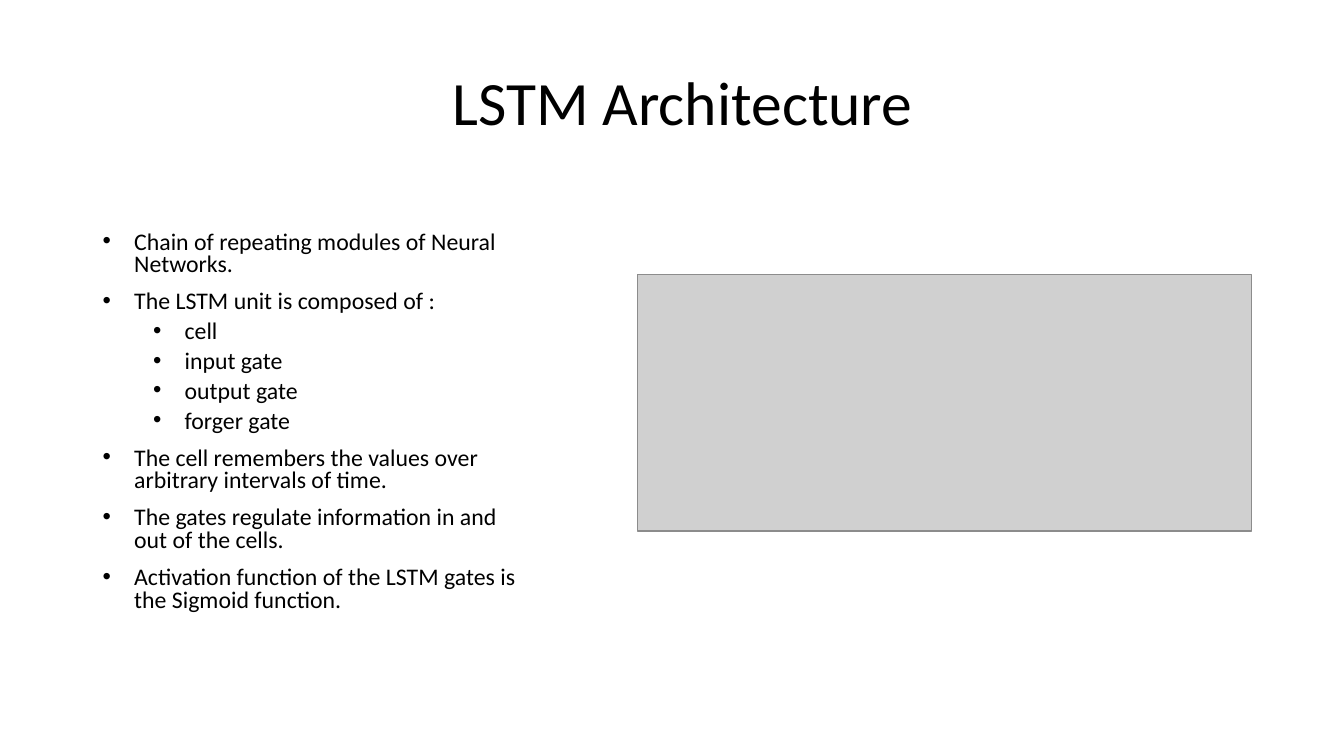
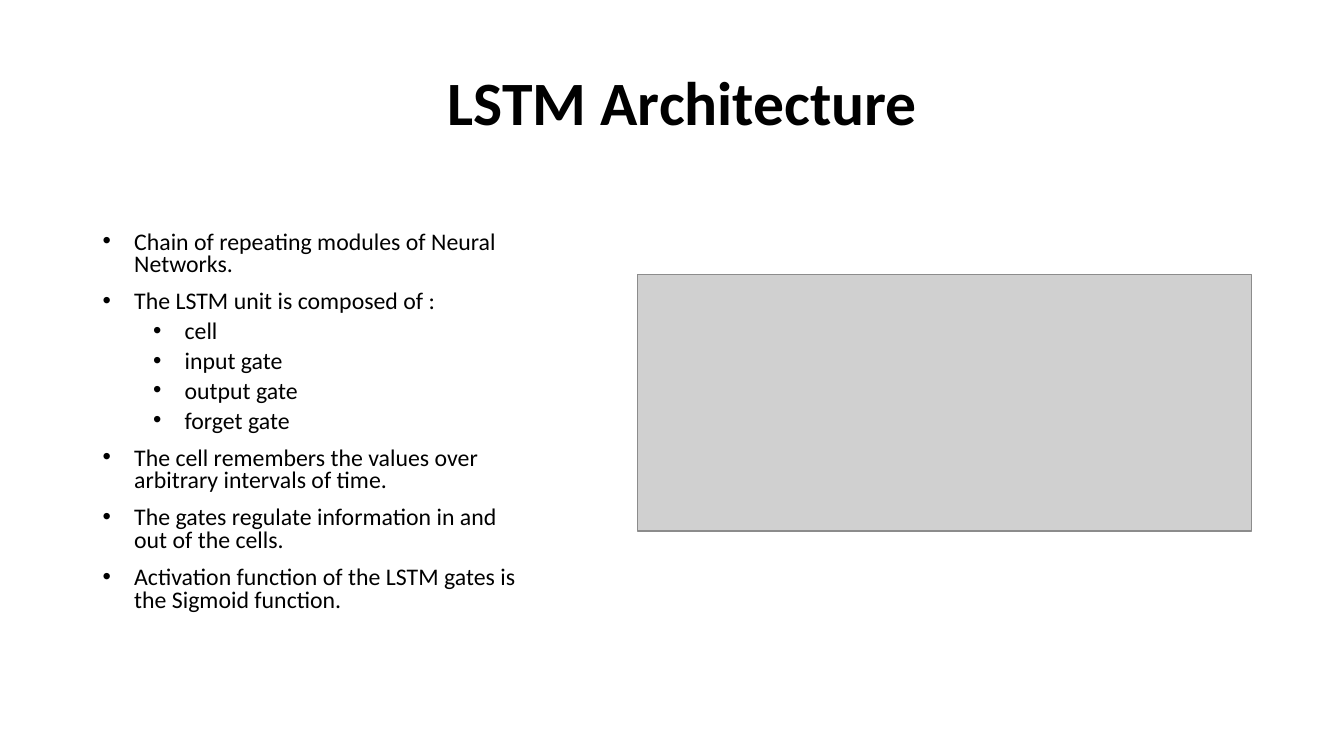
Before and after one commit to RupaliShah/Springboard, a slide deck: slide 20 of Capstone2/Reports/slide deck.pptx. Drawn at 1344x756 pixels with LibreOffice and Linux fonts; fonts in the diff are those of the drawing; grey boxes stand for pictures. Boxes give left, top, right and bottom in pixels: in the first picture for what was removed or moved away, otherwise in the second. Text is boxed around its words. In the diff, an @@ line names an element or a change of style, - is before the commit and + after.

```diff
--- a/Capstone2/Reports/slide deck.pptx
+++ b/Capstone2/Reports/slide deck.pptx
@@ title "LSTM Architecture" at [448,81,917,126]: bold on @@
@@ text at [185,412,290,433]: text changed @@
-  • forger gate
+  • forget gate
```
Also in this commit, not shown: 22 other slides changed, 3 other files.
